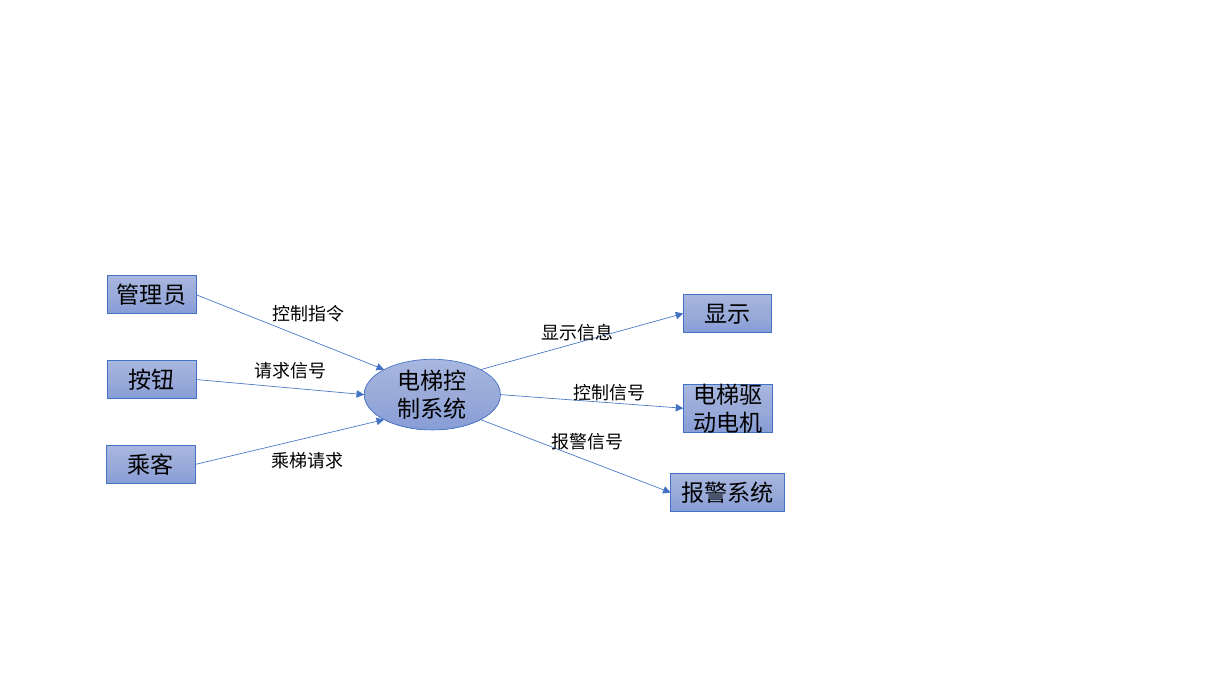
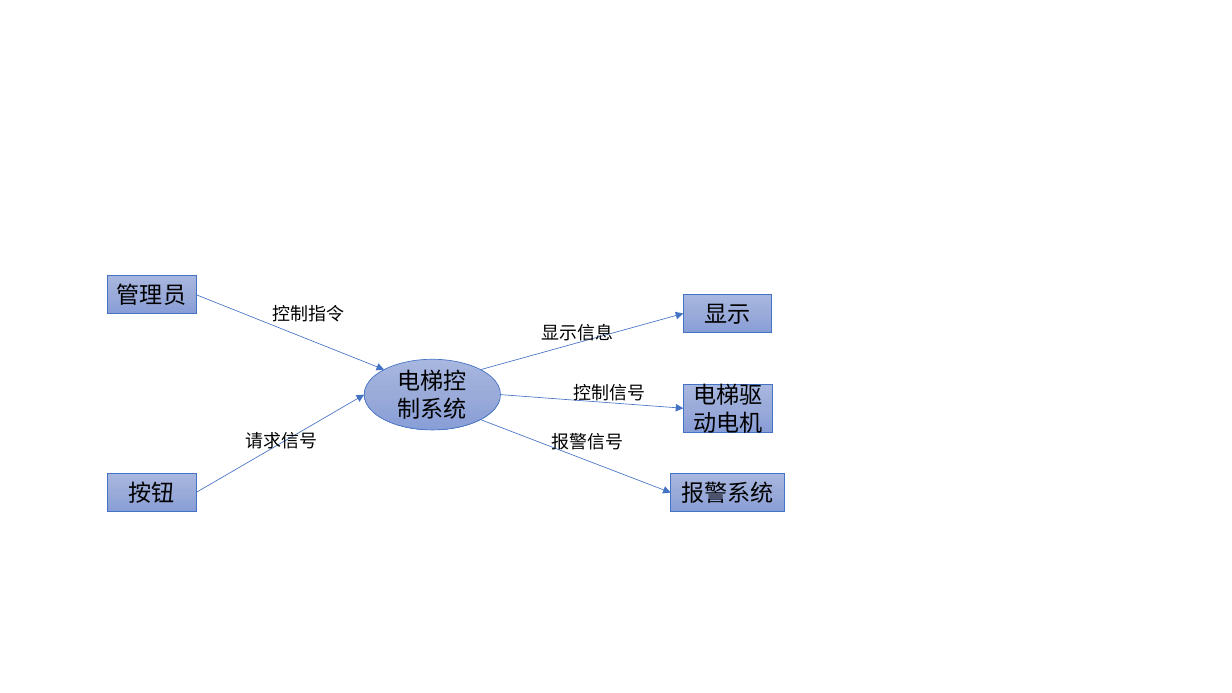
Before and after one commit to wygbuaa/Team1, a slide deck: slide 2 of 需求文档图.pptx. Drawn at 1232x693 pixels with LibreOffice and Linux fonts; fonts in the diff are those of the drawing. Boxes give left, top, right and bottom in pixels: in the first picture for what was removed or moved away, otherwise in the second. Text is boxed around its words. In the diff, an @@ line names an element or a change of style, - is before the commit and + after.

```diff
--- a/需求文档图.pptx
+++ b/需求文档图.pptx
@@ arrow moved from (196, 380) - (364, 395) to (196, 493) - (364, 395) @@
@@ rectangle removed at bbox=[106, 445, 195, 483] @@
-乘客
@@ arrow removed from (195, 465) to (384, 420) @@
@@ text "请求信号" rewrapped from bbox=[254, 362, 326, 379] to bbox=[246, 429, 318, 453] @@
@@ rectangle "按钮": place and size @@
-rectangle "按钮" at bbox=[107, 360, 196, 398]
+rectangle "按钮" at bbox=[107, 474, 196, 512]
@@ text removed at bbox=[271, 452, 343, 469] @@
-乘梯请求
```
Also in this commit, not shown: 2 other slides changed, 1 other file.
